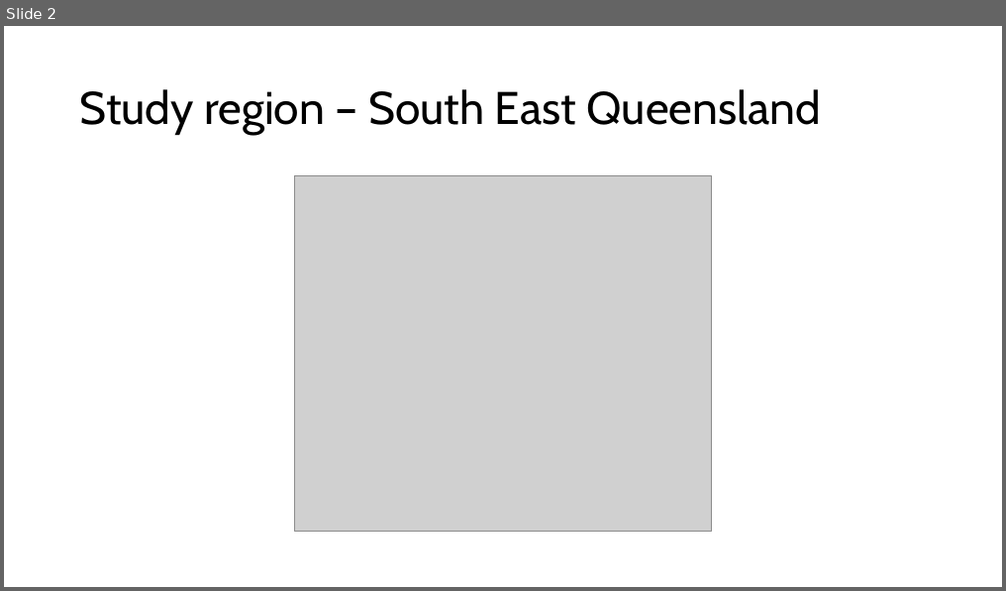
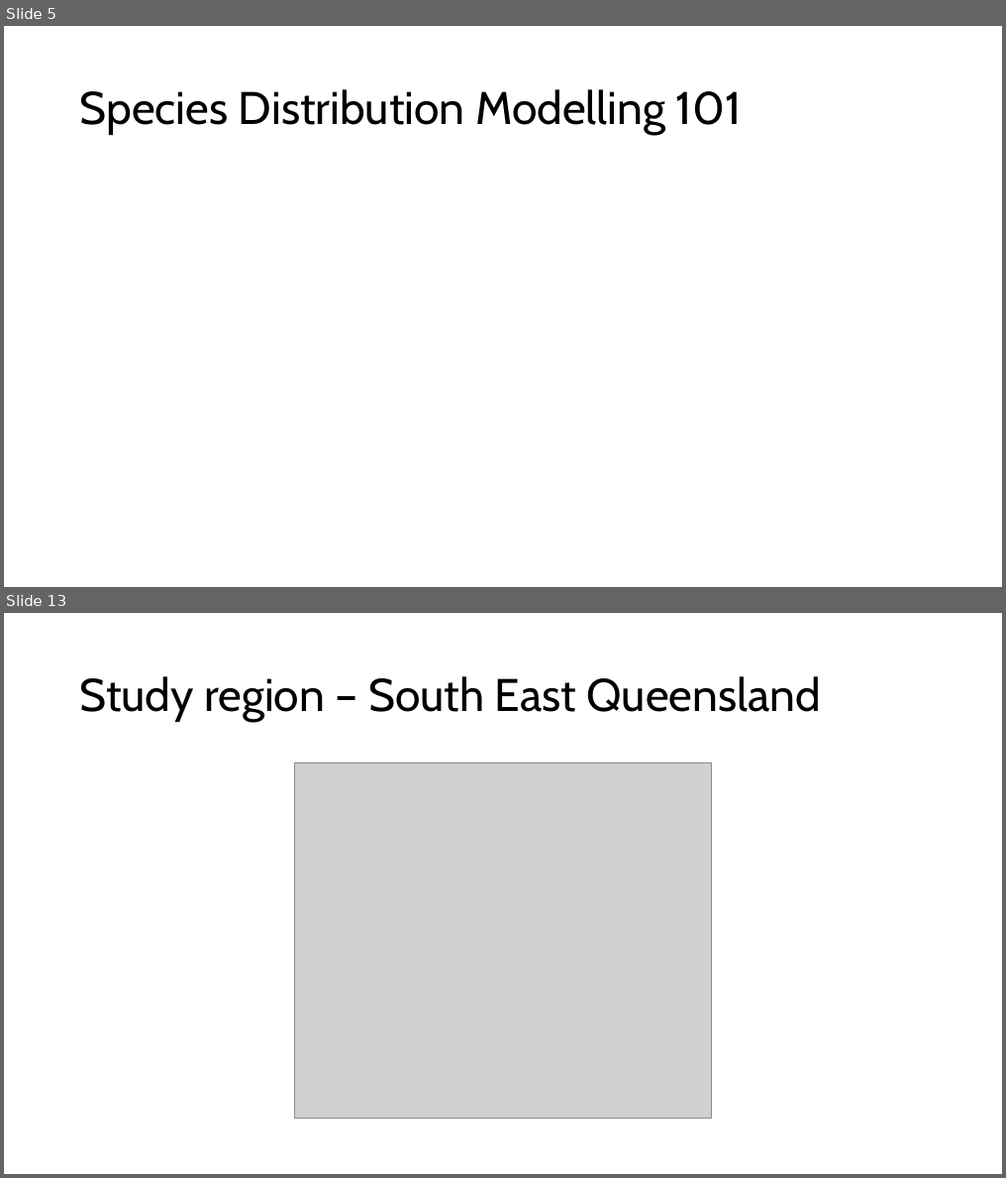
Before and after one commit to patch105/ICCB_koala_sdm, a slide deck: ICC_koala_sdm_slides.pptx. Shown one above the other, each under a label of ours: slide 2 before the commit, slides 5 and 13 after it; the slides between them are not shown. The pictures are 1006x591 and 1006x1178 pixels, drawn with LibreOffice and Linux fonts; fonts in the diff are those of the drawing; grey boxes stand for pictures. Boxes give left, top, right and bottom in pixels: in the first picture for what was removed or moved away, otherwise in the second. Text is boxed around its words. In the diff, an @@ line names an element or a change of style, - is before the commit and + after.

```diff
--- a/ICC_koala_sdm_slides.pptx
+++ b/ICC_koala_sdm_slides.pptx
@@ slide 5 added at (x1=4, y1=26, x2=1002, y2=587), background #FFFFFF @@
@@ title added at (x1=80, y1=89, x2=742, y2=135), 44 pt, text #000000 @@
+Species Distribution Modelling 101
@@ what was slide 2 is now slide 13 @@
```
Also in this commit, not shown: 11 other slides added, 1 slide removed.
